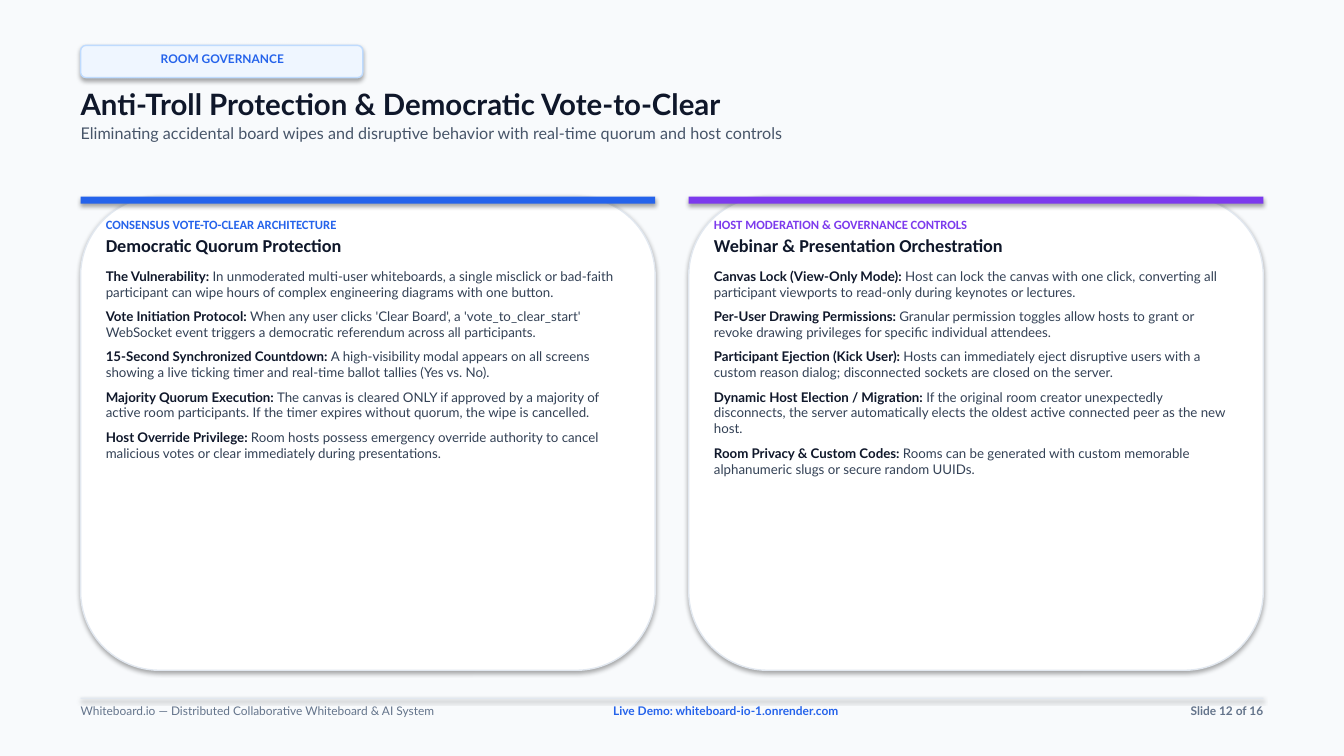
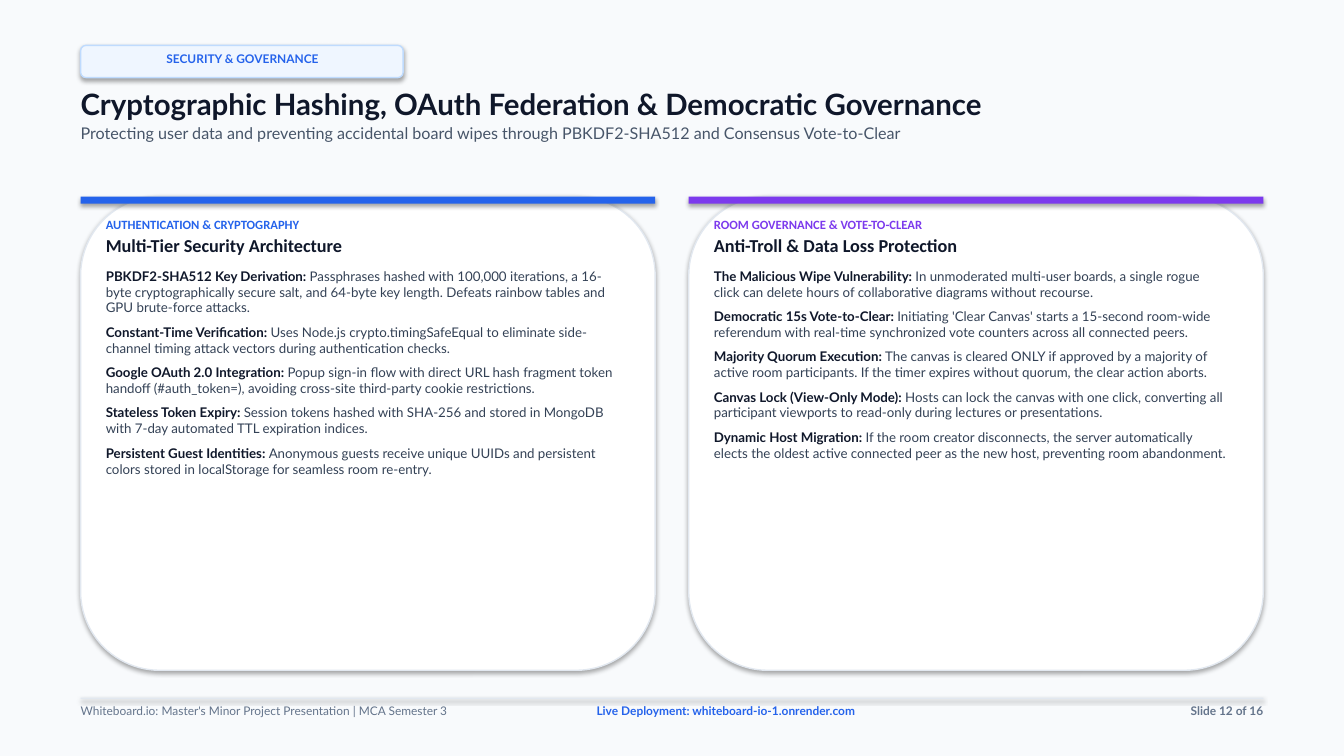
Before and after one commit to PARASMANI-KHUNTE/Whiteboard.io, a slide deck: slide 12 of docs/Whiteboard_io_Presentation.pptx. Drawn at 1344x756 pixels with LibreOffice and Linux fonts; fonts in the diff are those of the drawing. Boxes give left, top, right and bottom in pixels: in the first picture for what was removed or moved away, otherwise in the second. Text is boxed around its words. In the diff, an @@ line names an element or a change of style, - is before the commit and + after.

Commit message:
feat(docs): rewrite presentation deck with technical project & software engineering focus (#151)

```diff
--- a/docs/Whiteboard_io_Presentation.pptx
+++ b/docs/Whiteboard_io_Presentation.pptx
@@ rounded rectangle "SECURITY & GOVERNANCE": place and size @@
-rounded rectangle "SECURITY & GOVERNANCE" at box(81, 45, 363, 78)
+rounded rectangle "SECURITY & GOVERNANCE" at box(81, 45, 403, 78)
@@ text in rounded rectangle at box(166, 54, 318, 63): text changed @@
-ROOM GOVERNANCE
+SECURITY & GOVERNANCE
@@ text at box(81, 93, 982, 142): text changed @@
-Anti-Troll Protection & Democratic Vote-to-Clear
-Eliminating accidental board wipes and disruptive behavior with real-time quorum and host controls
+Cryptographic Hashing, OAuth Federation & Democratic Governance
+Protecting user data and preventing accidental board wipes through PBKDF2-SHA512 and Consensus Vote-to-Clear
@@ text at box(106, 220, 612, 477): text changed @@
-CONSENSUS VOTE-TO-CLEAR ARCHITECTURE
-Democratic Quorum Protection
-The Vulnerability: In unmoderated multi-user whiteboards, a single misclick or bad-faith participant can wipe hours of complex engineering diagrams with one button.
-Vote Initiation Protocol: When any user clicks 'Clear Board', a 'vote_to_clear_start' WebSocket event triggers a democratic referendum across all participants.
-15-Second Synchronized Countdown: A high-visibility modal appears on all screens showing a live ticking timer and real-time ballot tallies (Yes vs. No).
-Majority Quorum Execution: The canvas is cleared ONLY if approved by a majority of active room participants. If the timer expires without quorum, the wipe is cancelled.
-Host Override Privilege: Room hosts possess emergency override authority to cancel malicious votes or clear immediately during presentations.
+AUTHENTICATION & CRYPTOGRAPHY
+Multi-Tier Security Architecture
+PBKDF2-SHA512 Key Derivation: Passphrases hashed with 100,000 iterations, a 16-byte cryptographically secure salt, and 64-byte key length. Defeats rainbow tables and GPU brute-force attacks.
+Constant-Time Verification: Uses Node.js crypto.timingSafeEqual to eliminate side-channel timing attack vectors during authentication checks.
+Google OAuth 2.0 Integration: Popup sign-in flow with direct URL hash fragment token handoff (#auth_token=), avoiding cross-site third-party cookie restrictions.
+Stateless Token Expiry: Session tokens hashed with SHA-256 and stored in MongoDB with 7-day automated TTL expiration indices.
+Persistent Guest Identities: Anonymous guests receive unique UUIDs and persistent colors stored in localStorage for seamless room re-entry.
@@ text at box(714, 220, 1225, 461): text changed @@
-HOST MODERATION & GOVERNANCE CONTROLS
-Webinar & Presentation Orchestration
-Canvas Lock (View-Only Mode): Host can lock the canvas with one click, converting all participant viewports to read-only during keynotes or lectures.
-Per-User Drawing Permissions: Granular permission toggles allow hosts to grant or revoke drawing privileges for specific individual attendees.
-Participant Ejection (Kick User): Hosts can immediately eject disruptive users with a custom reason dialog; disconnected sockets are closed on the server.
-Dynamic Host Election / Migration: If the original room creator unexpectedly disconnects, the server automatically elects the oldest active connected peer as the new host.
-Room Privacy & Custom Codes: Rooms can be generated with custom memorable alphanumeric slugs or secure random UUIDs.
+ROOM GOVERNANCE & VOTE-TO-CLEAR
+Anti-Troll & Data Loss Protection
+The Malicious Wipe Vulnerability: In unmoderated multi-user boards, a single rogue click can delete hours of collaborative diagrams without recourse.
+Democratic 15s Vote-to-Clear: Initiating 'Clear Canvas' starts a 15-second room-wide referendum with real-time synchronized vote counters across all connected peers.
+Majority Quorum Execution: The canvas is cleared ONLY if approved by a majority of active room participants. If the timer expires without quorum, the clear action aborts.
+Canvas Lock (View-Only Mode): Hosts can lock the canvas with one click, converting all participant viewports to read-only during lectures or presentations.
+Dynamic Host Migration: If the room creator disconnects, the server automatically elects the oldest active connected peer as the new host, preventing room abandonment.
@@ text at box(81, 706, 447, 717): text changed @@
-Whiteboard.io — Distributed Collaborative Whiteboard & AI System
+Whiteboard.io: Master's Minor Project Presentation | MCA Semester 3
@@ text at box(597, 706, 855, 717): text changed @@
-Live Demo: whiteboard-io-1.onrender.com
+Live Deployment: whiteboard-io-1.onrender.com
```
Also in this commit, not shown: 11 other slides changed, 4 slides added, 4 slides removed, 3 other files.
